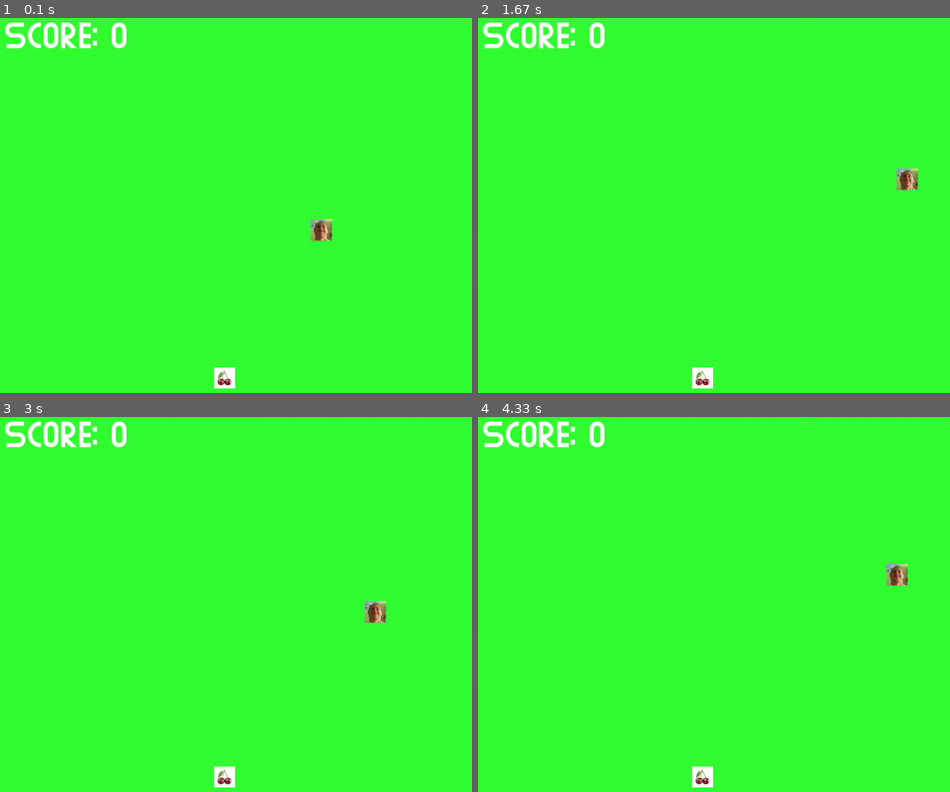
Above: before the commit, frames 1-4 (two rows, left to right).
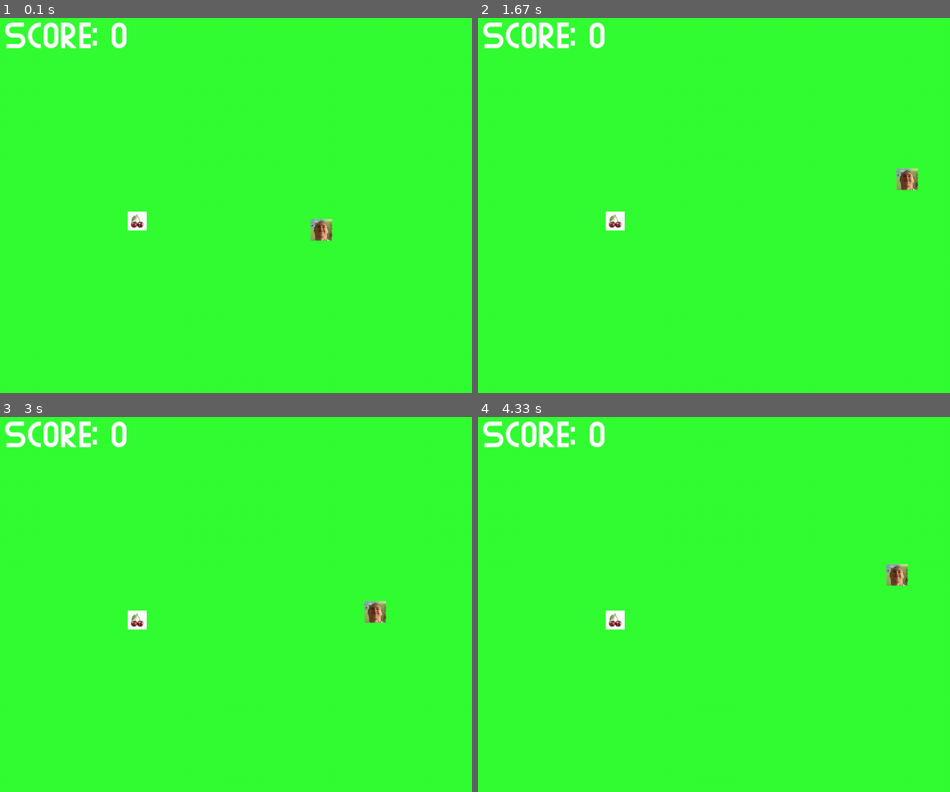
Above: after the commit, the same moments.

Repository: Shaban245/Snake_pygame
Game: pygame game, started from main.py
Same seed, same stepped clock (60 frames per second), same inputs: the game is played once before the commit and once after it.
Inputs:
- Up to frame 1 (0.1 s): no input
- Up to frame 2 (1.67 s): hold D 0.33-0.8 s; hold W 0.83-1.3 s; hold D from 1.33 s (still down)
- Up to frame 3 (3 s): release D at 1.8 s; hold A 1.83-2.37 s; hold S 2.4-2.7 s; hold A from 2.73 s (still down)
- Up to frame 4 (4.33 s): release A at 3.13 s; hold W 3.17-3.53 s; hold D 3.57-4.2 s; hold S from 4.23 s (still down)

The runs differ from the first frame. In frame 1, 0.5% of the frame differs, in the area x 26-50%, y 51-99%; in frame 2, 0.5%; in frame 3, 0.5%; in frame 4, 0.5%.

Commit message:
refactor class Chery

Diff:
--- a/src/Snake.py
+++ b/src/Snake.py
@@ -7,7 +7,7 @@
     def __init__(self) -> None:
         self.x_position = src.constants.x_cor_snake
         self.y_position = src.constants.y_cor_snake
-        self.x_speed = 5
+        self.x_speed = src.constants.SNAKE_speed
         self.y_speed = 0
         self.image = pygame.image.load('resourse/tarzan.jpg')
         self.dict_direction = src.constants.dict_direction
@@ -18,7 +18,7 @@
     def move(self) -> None:
         self.x_position += self.x_speed
         self.y_position += self.y_speed
-        self.rect_snake = pygame.Rect(self.x_position, self.y_position, src.constants.rect_width_snake, src.constants.rect_width_snake)
+        self.rect_snake = pygame.Rect(self.x_position, self.y_position, src.constants.rect_width_snake, src.constants.rect_heigth_snake)
 
 
 
--- a/src/chery.py
+++ b/src/chery.py
@@ -8,13 +8,22 @@
         self.image = pygame.image.load("resourse/Chery.jpg")
         self._allowed_x = constants.allowed_chery_x
         self._allowed_y = constants.allowed_chery_y
-        self.x_cor = rd(constants.min_chery_x, self._allowed_x)
-        self.y_cor = rd(constants.min_chery_y, self._allowed_y)
+        self.min_x_chery = constants.min_chery_x
+        self.mim_y_chery = constants.min_chery_y
+        self.x_cor = self.generate_new_x()
+        self.y_cor = self.generate_new_y()
         self.rect_chery = pygame.Rect(self.x_cor, self.y_cor, constants.rect_width_chery, constants.rect_heigth_chery)
 
 
 
     def generate_new_position(self) -> None:
-        self.x_cor = rd(constants.min_chery_x, self._allowed_x)
-        self.y_cor = rd(constants.min_chery_y, self._allowed_y)
+        self.x_cor = self.generate_new_x()
+        self.y_cor = self.generate_new_y()
         self.rect_chery = pygame.Rect(self.x_cor, self.y_cor, constants.rect_width_chery, constants.rect_heigth_chery)
+
+
+    def generate_new_x(self) -> int:
+        return rd(self.min_x_chery, self._allowed_x)
+
+    def generate_new_y(self) -> int:
+        return rd(self.mim_y_chery, self._allowed_y)
--- a/src/constants.py
+++ b/src/constants.py
@@ -35,5 +35,5 @@
 
 upper_limits_field = -10
 left_limits_field = -10
-down_lomits_field = HEIGHT_field
-rigth_limits_field = WIDTH_field
+down_lomits_field = HEIGHT_field -10
+rigth_limits_field = WIDTH_field -10
--- a/src/tail.py
+++ b/src/tail.py
@@ -0,0 +1,11 @@
+import pygame
+from src import constants
+
+
+class Tail:
+
+    def __init__(self):
+        self.x_cor = 0
+        self.y_cor = 0
+        self.tail_rect = pygame.Rect(self.x_cor, self.y_cor, constants.rect_width_snake, constants.rect_heigth_snake)
+        self.tail_draw = pygame.draw(x_cor, y_cor)
Binary file changed: resourse/Chery.jpg
